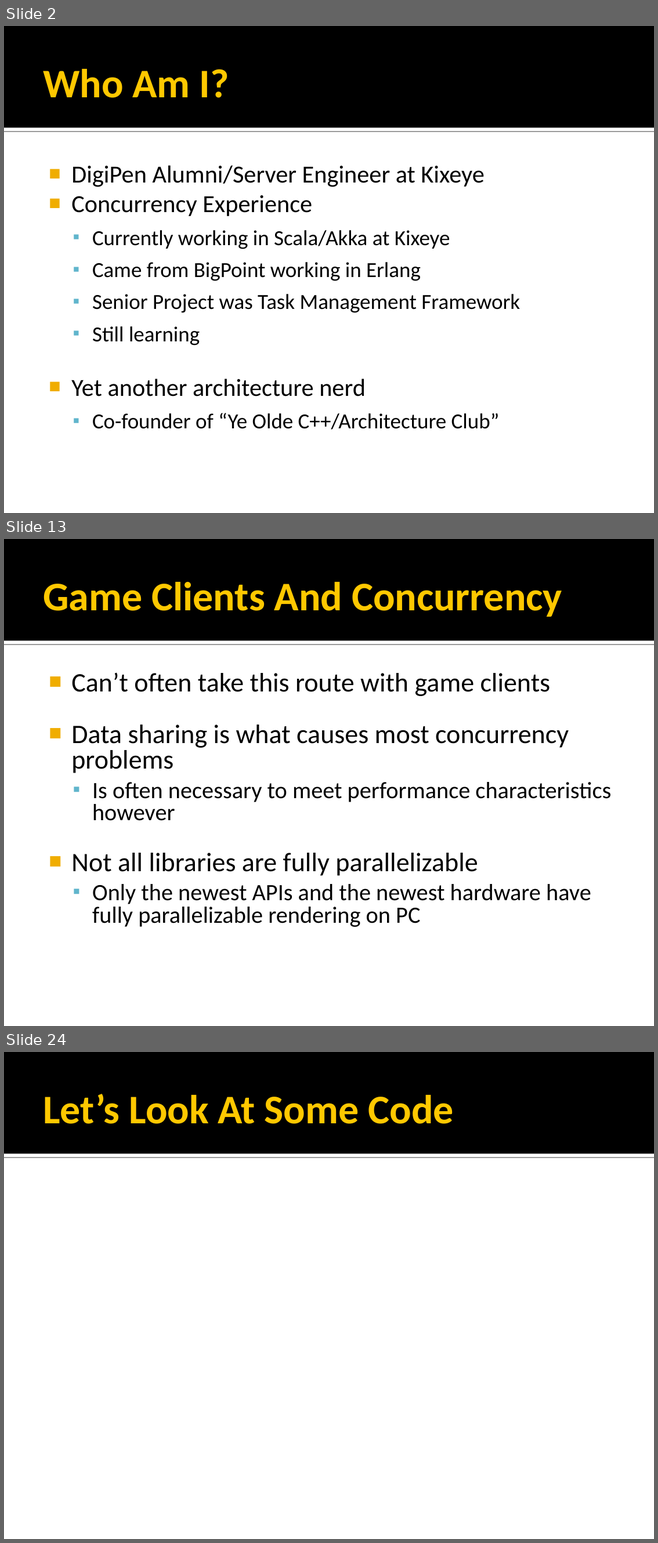
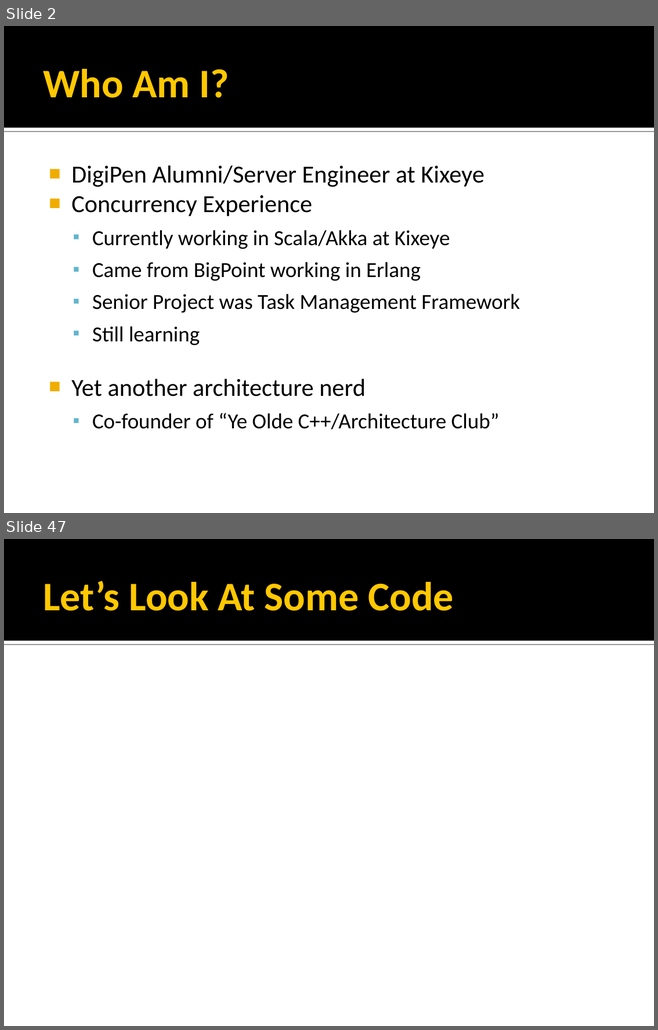
Before and after one commit to rmeisler/example_code, a slide deck: Concurrency Strategies.ppt. Shown one above the other, each under a label of ours: slides 2, 13 and 24 before the commit, slides 2 and 47 after it; the slides between them are not shown. The pictures are 658x1543 and 658x1030 pixels, drawn with LibreOffice and Linux fonts; fonts in the diff are those of the drawing. Boxes give left, top, right and bottom in pixels: in the first picture for what was removed or moved away, otherwise in the second. Text is boxed around its words. In the diff, an @@ line names an element or a change of style, - is before the commit and + after.

Commit message:
Massive refactor - Fixed subtle memory problems in Actor, redesigned ActorFactory to do delayed creation,   using local copy technique instead of cache alignment to prevent potential false sharing on   Actor - Changed normal CRIT_SECT on ActorFactory to SRWLOCK for better perf - Rewrote presentation from ground up, almost done - Next commit will be from other comp where I have triple-buffering changes for Render Thread implementation

```diff
--- a/Concurrency Strategies.ppt
+++ b/Concurrency Strategies.ppt
@@ slide 13 removed at (4,539,654,1026), background #FFFFFF; not listed: 2 template elements that a slide beside it also shows @@
@@ title removed at (43,582,562,617) @@
-Game Clients And Concurrency
@@ text removed at (71,672,611,927) @@
-■ Can’t often take this route with game clients
-■ Data sharing is what causes most concurrency problems
-  ▪ Is often necessary to meet performance characteristics however
-■ Not all libraries are fully parallelizable
-  ▪ Only the newest APIs and the newest hardware have fully parallelizable rendering on PC
@@ what was slide 24 is now slide 47 @@
```
Also in this commit, not shown: 3 slides changed, 42 slides added, 18 other slides removed, 17 other files.
